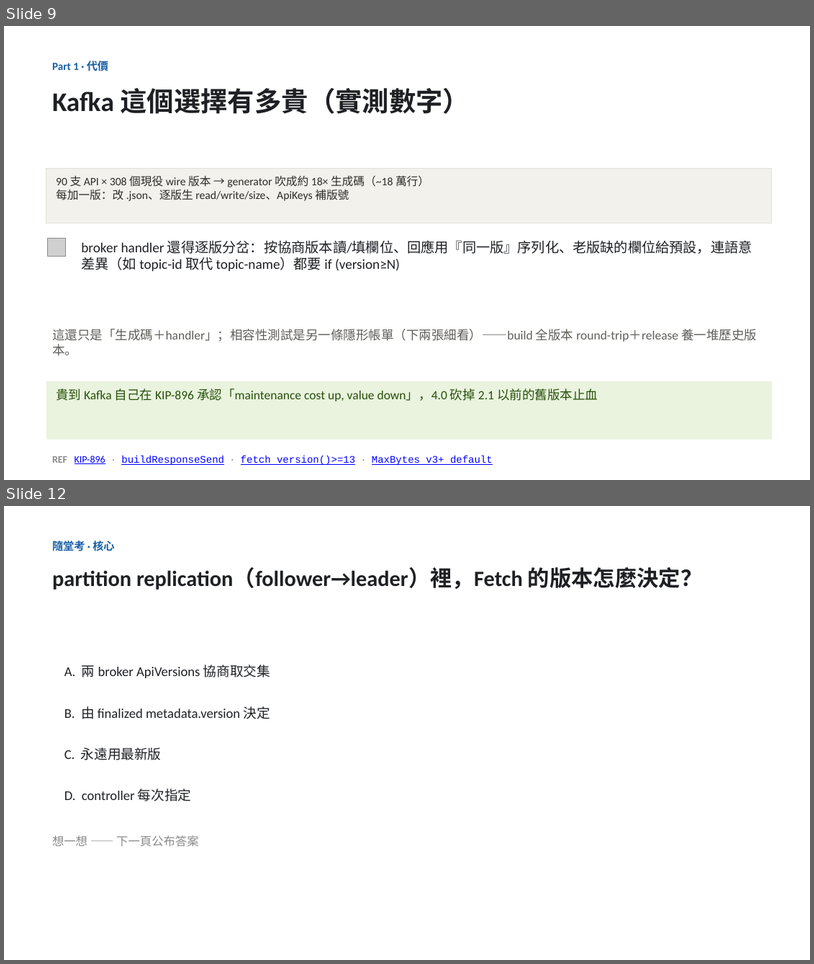
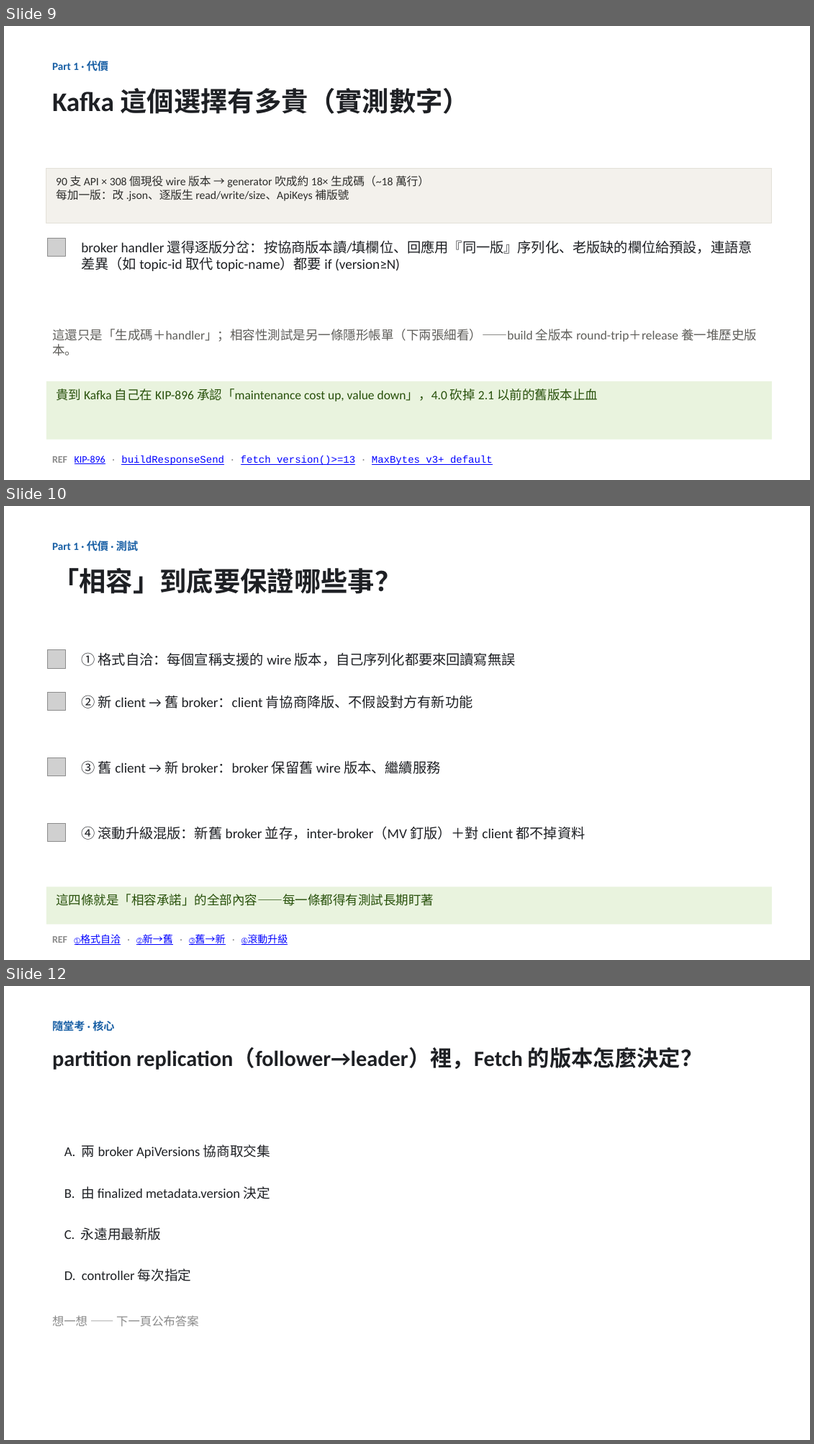
Before and after one commit to unknowntpo/kafka, a slide deck: study/version-control/kafka-version-negotiation.pptx. Shown one above the other, each under a label of ours: slides 9 and 12 before the commit, slides 9, 10 and 12 after it; the slides between them are not shown. The pictures are 814x964 and 814x1444 pixels, drawn with LibreOffice and Linux fonts; fonts in the diff are those of the drawing; grey boxes stand for pictures. Boxes give left, top, right and bottom in pixels: in the first picture for what was removed or moved away, otherwise in the second. Text is boxed around its words. In the diff, an @@ line names an element or a change of style, - is before the commit and + after.

Commit message:
study(version-control): 測試兩張重構為 WHAT/SO-WHAT（相容要保證什麼 / 為何越來越貴）
- 依 fork session hand-off spec：第一張列四件相容義務（①格式自洽 ②新→舊 ③舊→新 ④滾動升級），第二張講乘積成本
- 補反方向測試 compatibility_test_new_broker_test.py:68（舊 client→新 broker，broker=DEV）——原本只有新→舊
- compat-testing-cost.md 補反方向測試＋協商 vs MV 釘版的層次區分
- 行號全對 UP commit b7b1c0a8 驗證

```diff
--- a/study/version-control/kafka-version-negotiation.pptx
+++ b/study/version-control/kafka-version-negotiation.pptx
@@ slide 10 added at [4, 506, 810, 960], background #FFFFFF @@
@@ text added at [52, 539, 138, 554], 13 pt, text #185FA5, bold @@
+Part 1 · 代價 · 測試
@@ text added at [52, 568, 402, 594], 32 pt, text #1E2024, bold @@
+「相容」到底要保證哪些事？
@@ picture added at [47, 650, 66, 668] @@
@@ text added at [81, 652, 516, 666], 16.5 pt, text #1E2024 @@
+① 格式自洽：每個宣稱支援的 wire 版本，自己序列化都要來回讀寫無誤
@@ picture added at [47, 692, 66, 710] @@
@@ text added at [81, 695, 473, 708], 16.5 pt, text #1E2024 @@
+② 新 client → 舊 broker：client 肯協商降版、不假設對方有新功能
@@ picture added at [47, 758, 66, 776] @@
@@ text added at [81, 760, 440, 774], 16.5 pt, text #1E2024 @@
+③ 舊 client → 新 broker：broker 保留舊 wire 版本、繼續服務
@@ picture added at [47, 823, 66, 841] @@
@@ text added at [81, 826, 586, 839], 16.5 pt, text #1E2024 @@
+④ 滾動升級混版：新舊 broker 並存，inter-broker（MV 釘版）＋對 client 都不掉資料
@@ rectangle added at [46, 886, 772, 924], fill #E9F3DE, 15 pt, text #27500A @@
+這四條就是「相容承諾」的全部內容——每一條都得有測試長期盯著
@@ text added at [52, 935, 288, 944], 12 pt, text #0000FF, underline @@
+REF ①格式自洽 · ②新→舊 · ③舊→新 · ④滾動升級
```
Also in this commit, not shown: 1 other slide added, 2 slides removed, 3 other files.
